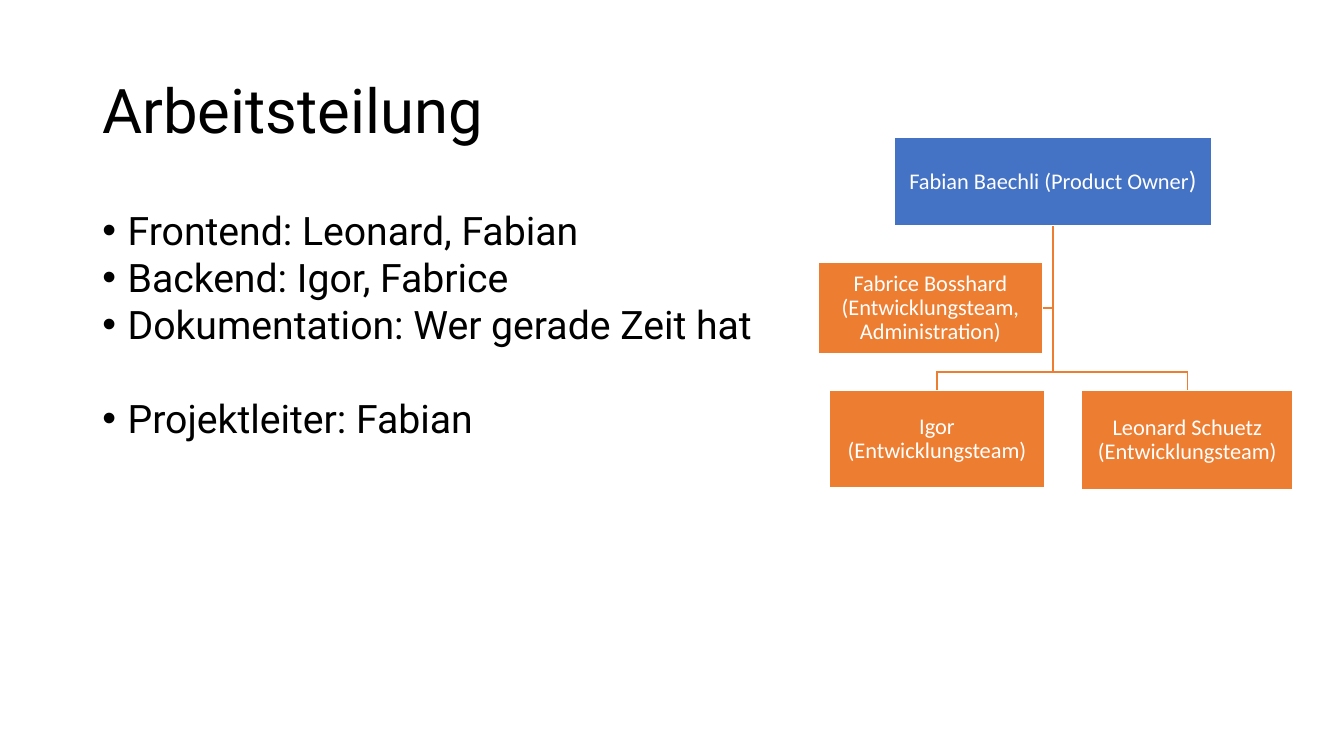
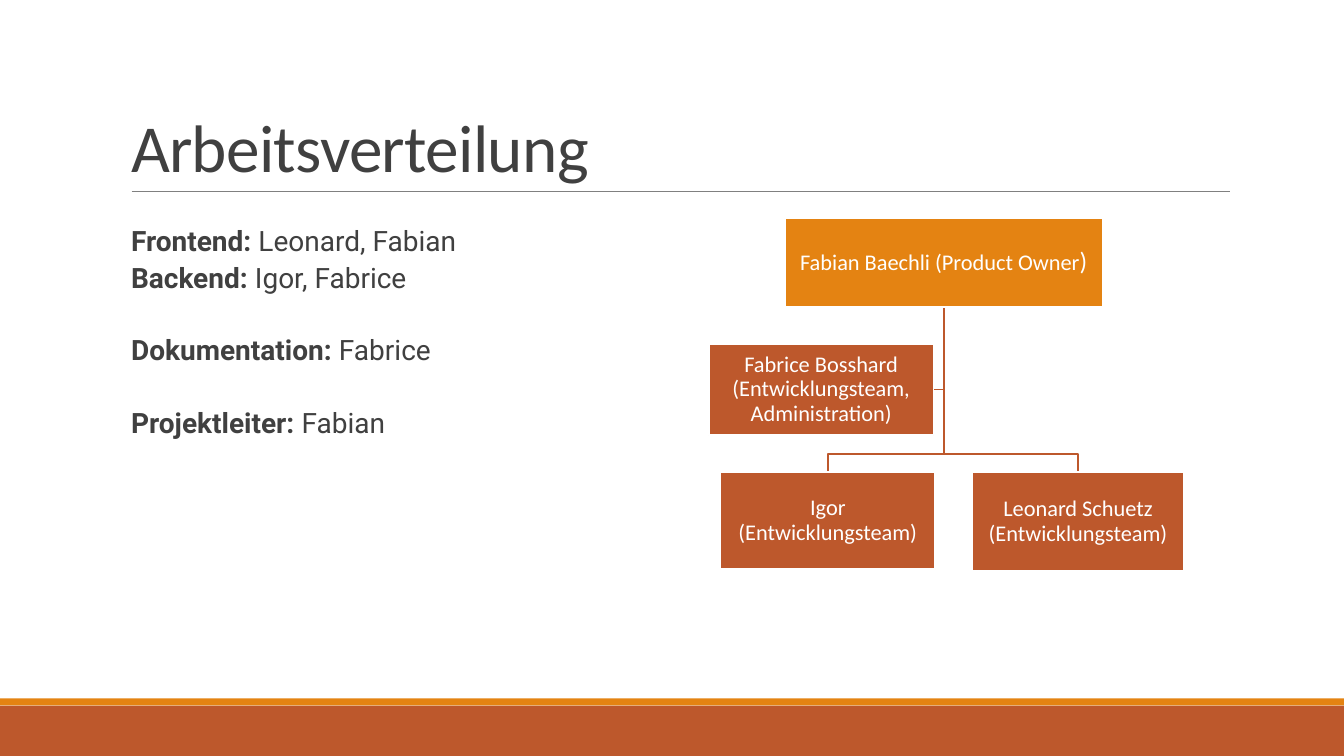
Before and after one commit to fabianbaechli/online_note_tool, a slide deck: slide 9 of planning/presentation_online_note_tool.pptx (slide 3 before the commit). Drawn at 1344x756 pixels with LibreOffice and Linux fonts; fonts in the diff are those of the drawing. Boxes give left, top, right and bottom in pixels: in the first picture for what was removed or moved away, otherwise in the second. Text is boxed around its words. In the diff, an @@ line names an element or a change of style, - is before the commit and + after.

Commit message:
updated präsentation

```diff
--- a/planning/presentation_online_note_tool.pptx
+++ b/planning/presentation_online_note_tool.pptx
@@ title "Arbeitsverteilung" at [131, 125, 589, 184]: vertical alignment middle to bottom @@
@@ title at [131, 125, 589, 184]: text changed; size 44 to 48 pt; font Roboto to Calibri; text colour #000000 to #404040 @@
-Arbeitsteilung
+Arbeitsverteilung
@@ line added from (132, 192) to (1231, 192), #808080 0.5 pt @@
@@ text "Frontend: Leonard, Fabian": place and size @@
-text "Frontend: Leonard, Fabian" at [128, 215, 752, 442]
+text "Frontend: Leonard, Fabian" at [131, 230, 457, 439]
@@ text at [131, 230, 457, 439]: size 28 to 20 pt, text colour #000000 to #404040 in "Frontend: Leonard, Fabian", "Backend: Igor, Fabrice", "Projektleiter: Fabian"; bold on in "Frontend:", "Backend:", "Projektleiter:"; bullet • to  ; more space between paragraphs @@
@@ 4 texts: place and size @@
-4 texts at [842, 173, 1277, 463]
+4 texts at [732, 254, 1168, 545]
@@ rectangle: place and size @@
-rectangle at [818, 262, 1043, 353]
+rectangle at [784, 219, 1103, 308]
@@ rectangle at [784, 219, 1103, 308]: fill #ED7D31 to #E48312; outline #FFFFFF 1 pt to #FFFFFF 1.25 pt @@
@@ freeform shape: place and size @@
-freeform shape at [938, 226, 1054, 391]
+freeform shape at [944, 308, 1078, 473]
@@ freeform shape at [944, 308, 1078, 473]: outline #ED7D31 1 pt to #BD582C 1.25 pt @@
@@ text at [131, 339, 431, 361]: text changed; size 28 to 20 pt; text colour #000000 to #404040; bold on @@
-• Dokumentation: Wer gerade Zeit hat
+  Dokumentation: Fabrice
@@ rectangle: place and size @@
-rectangle at [830, 391, 1045, 488]
+rectangle at [709, 344, 934, 435]
@@ rectangle at [709, 344, 934, 435]: fill #ED7D31 to #BD582C; outline #FFFFFF 1 pt to #FFFFFF 1.25 pt @@
@@ group removed at [894, 137, 1294, 490]: 2 freeform shapes, 2 rectangles @@
@@ group added at [721, 308, 1185, 572]: 2 freeform shapes, 2 rectangles @@
@@ rectangle added at [0, 706, 1344, 756], fill #BD582C @@
@@ rectangle added at [0, 699, 1344, 706], fill #E48312 @@
```
Also in this commit, not shown: 4 other slides changed, 9 slides added, 2 slides removed, 3 other files.
